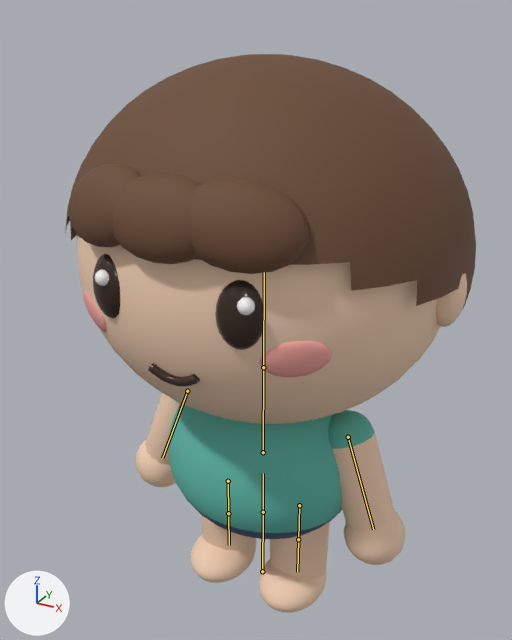
Renders of the glTF model assets/models/player.glb from each side of a commit.
One viewpoint serves both versions: a 50 mm camera at (0.458, -0.858, 0.911) aimed at (-0.011, -0.004, 0.485). Arrows for +X, +Y and +Z are at lower left; the lights stay in place. The older version comes first. The bones that bend it are drawn over the model as lines.

In view in the first picture: 'player'.
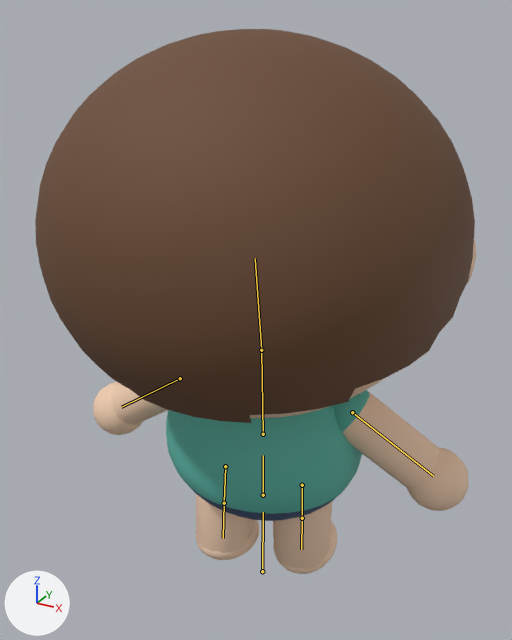
The newer file adds an action. The first version stands in its rest pose; the second is drawn at frame 12 of the action 'spin'.

What the commit changed:
Bone 'root' (bone_root) turns from (0, 0, 0) to (0, -173, 0) degrees about its own x, y and z.
Bone 'hips' (bone_hips) moves from (0.0, 0.0, 0.0) to (0.0, 0.035, 0.0).
Bone 'leg.L' (bone_leg_l) turns from (0, 0, 0) to (-7, 0, 0) degrees about its own x, y and z.
Bone 'leg.R' (bone_leg_r) turns from (0, 0, 0) to (3, 0, 0) degrees about its own x, y and z.
Bone 'spine' (bone_spine) turns from (0, 0, 0) to (-3, 0, 0) degrees about its own x, y and z.
Bone 'arm.L' (bone_arm_l) turns from (0, 0, 0) to (0, 0, 34) degrees about its own x, y and z.
Bone 'arm.R' (bone_arm_r) turns from (0, 0, 0) to (0, 0, -34) degrees about its own x, y and z.
Bone 'head' (bone_head) turns from (0, 0, 0) to (-6, 0, 0) degrees about its own x, y and z.

Where the change shows, as pixel boxes (x1, y1, x2, y2) in the pictures (512 x 640 px):
'player', posed (7% wider)
    before: (65, 54, 476, 613)
    after: (35, 29, 476, 574)
'player_top', now drawn (cyan)
    after: (166, 390, 369, 514)
bone 'hips', root to tip
    before: (263, 512) to (263, 473)
    after: (263, 495) to (263, 455)
bone 'leg.L', root to tip
    before: (299, 505) to (298, 539)
    after: (225, 466) to (224, 503)
bone 'leg.R', root to tip
    before: (228, 481) to (228, 513)
    after: (302, 485) to (302, 518)
bone 'spine', root to tip
    before: (263, 452) to (263, 367)
    after: (263, 434) to (261, 350)
bone 'arm.L', root to tip
    before: (348, 437) to (373, 529)
    after: (180, 378) to (121, 407)
bone 'arm.R', root to tip
    before: (187, 391) to (162, 458)
    after: (352, 412) to (433, 476)
bone 'head', root to tip
    before: (263, 367) to (264, 272)
    after: (261, 350) to (255, 258)
